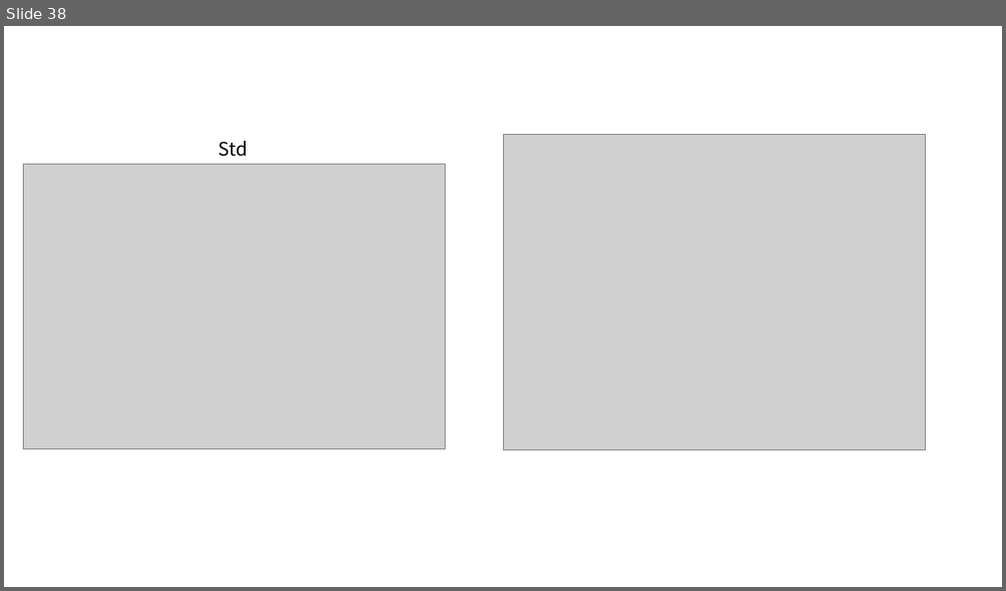
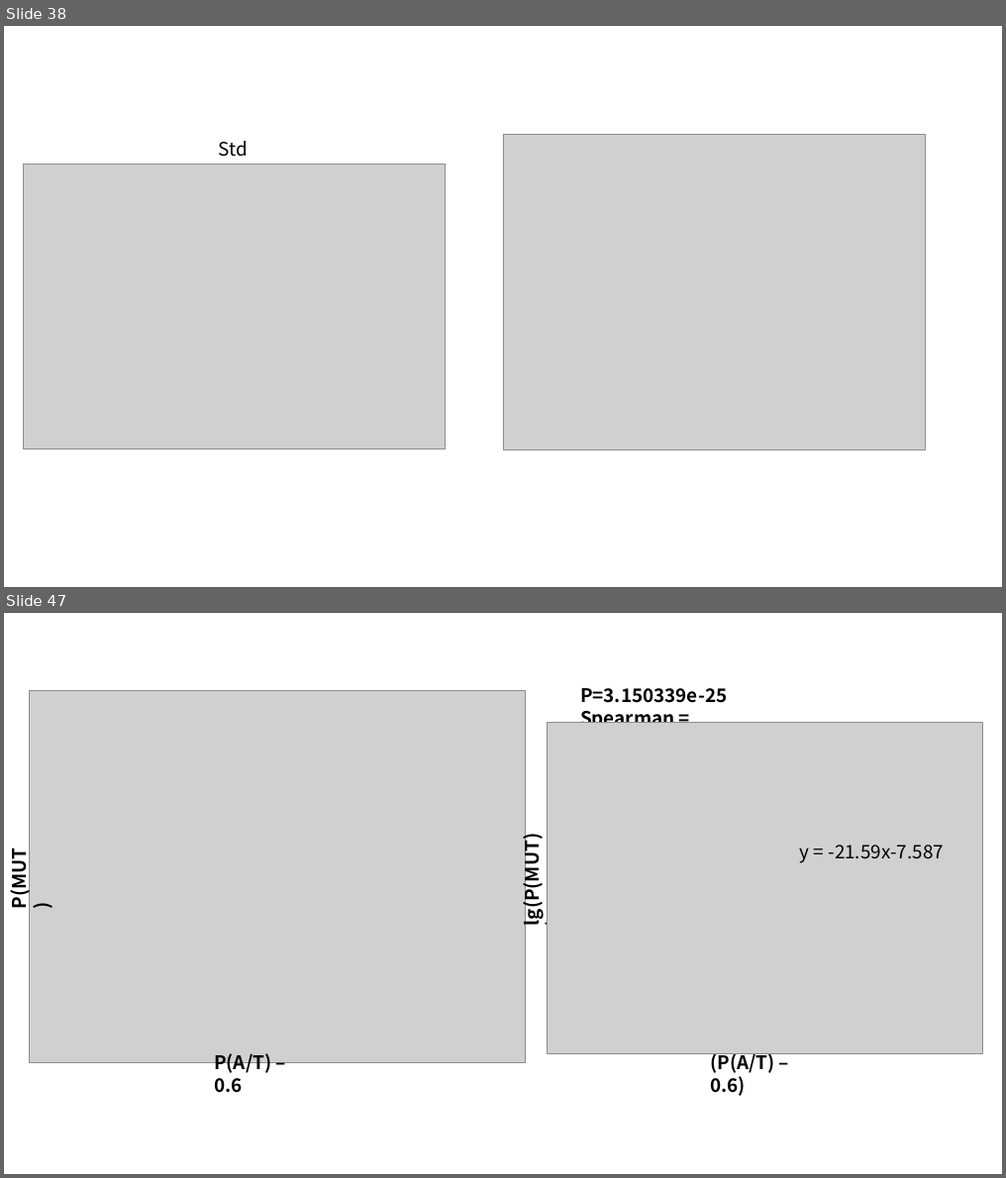
Before and after one commit to young55775/Genetorch-developing, a slide deck: discussion.pptx. Shown one above the other, each under a label of ours: slide 38 before the commit, slides 38 and 47 after it; the slides between them are not shown. The pictures are 1006x591 and 1006x1178 pixels, drawn with LibreOffice and Linux fonts; fonts in the diff are those of the drawing; grey boxes stand for pictures. Boxes give left, top, right and bottom in pixels: in the first picture for what was removed or moved away, otherwise in the second. Text is boxed around its words. In the diff, an @@ line names an element or a change of style, - is before the commit and + after.

```diff
--- a/discussion.pptx
+++ b/discussion.pptx
@@ slide 47 added at (4, 613, 1002, 1174), background #FFFFFF @@
@@ picture added at (29, 691, 525, 1062) @@
@@ text added at (580, 688, 727, 723), 18 pt, text #000000, bold @@
+P=3.150339e-25
+Spearman = -0.2286
@@ picture added at (547, 722, 982, 1054) @@
@@ text added at (517, 843, 544, 923), 18 pt, text #000000, bold @@
+lg(P(MUT))
@@ text added at (800, 845, 944, 863), 18 pt, text #000000 @@
+y = -21.59x-7.587
@@ text added at (5, 855, 32, 908), 18 pt, text #000000, bold @@
+P(MUT)
@@ text added at (214, 1054, 271, 1093), 18 pt, text #000000, bold @@
+P(A/T) – 0.6
@@ text added at (710, 1051, 774, 1096), 18 pt, text #000000, bold @@
+(P(A/T) – 0.6)
```
Also in this commit, not shown: 8 other slides added, 1 slide removed, 1 other file.
